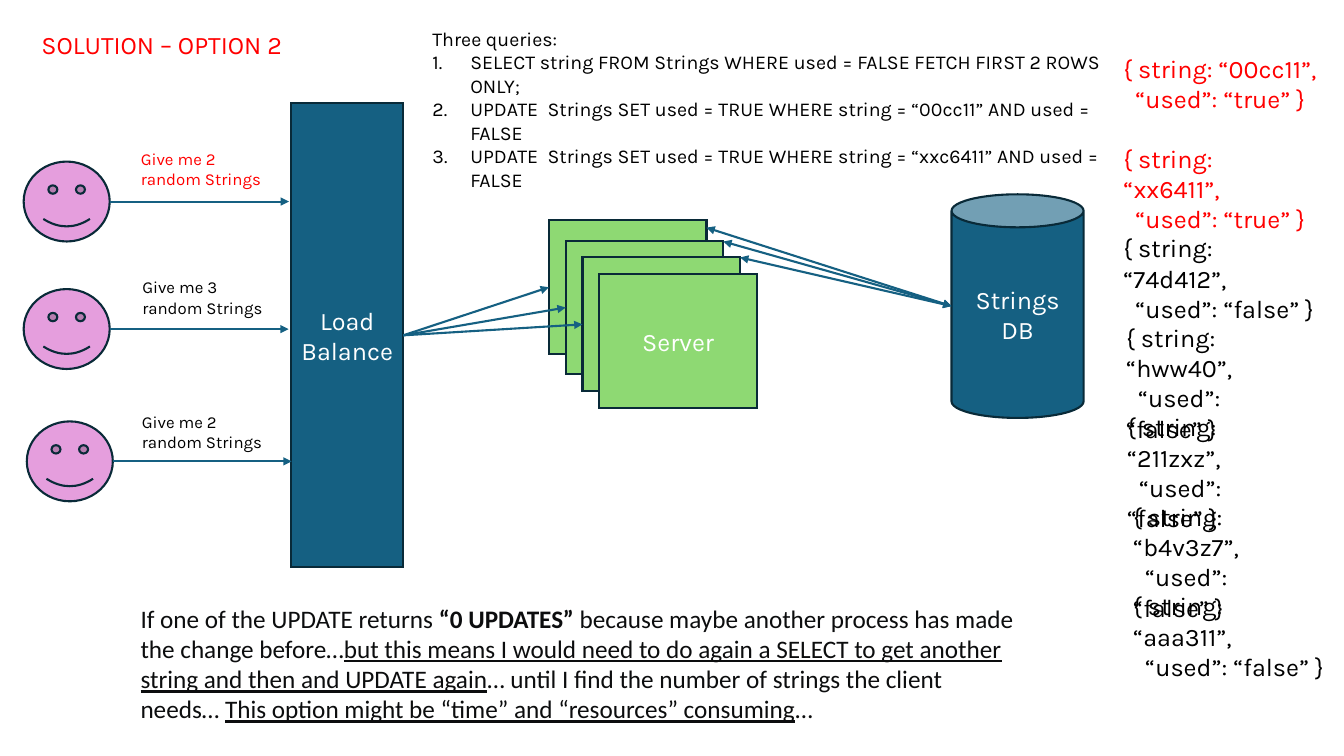
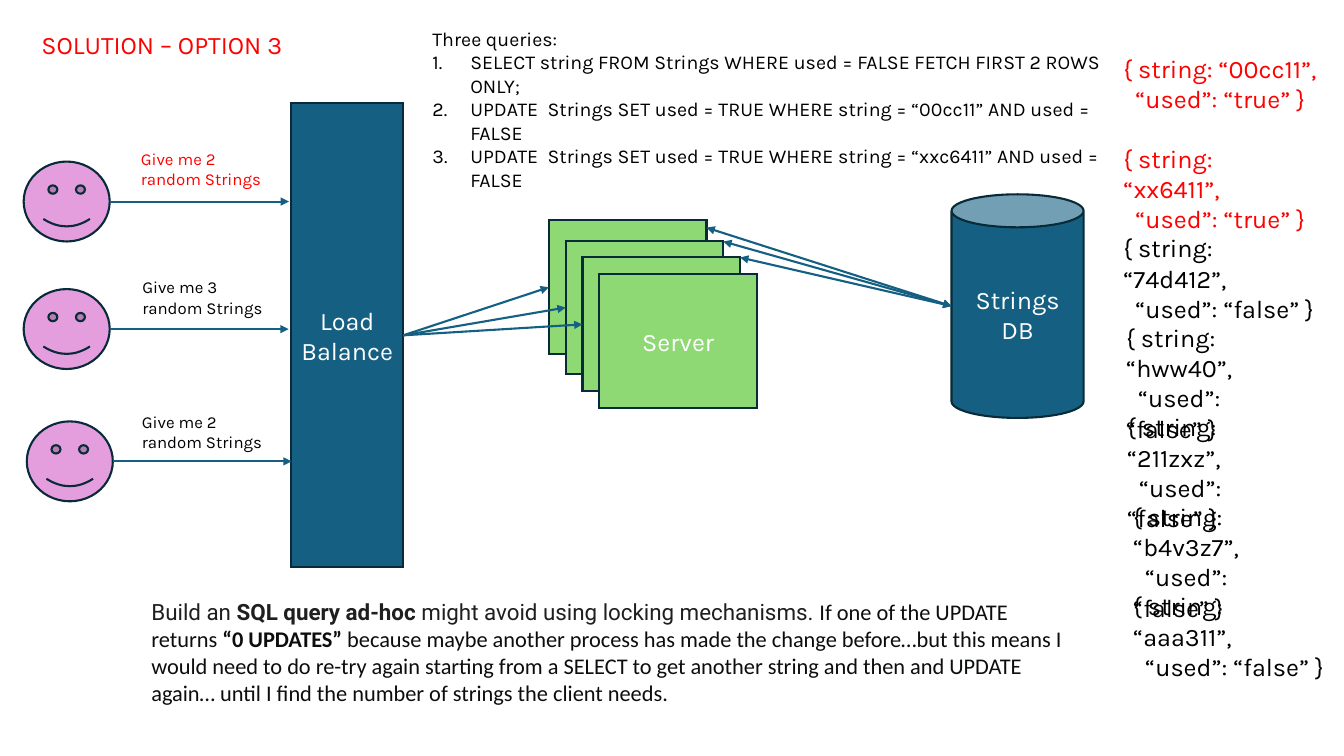
Before and after one commit to dventura3/system-design, a slide deck: slide 22 of docs/MySystemDesign_RangeOfCounter.pptx (slide 20 before the commit). Drawn at 1344x756 pixels with LibreOffice and Linux fonts; fonts in the diff are those of the drawing. Boxes give left, top, right and bottom in pixels: in the first picture for what was removed or moved away, otherwise in the second. Text is boxed around its words. In the diff, an @@ line names an element or a change of style, - is before the commit and + after.

```diff
--- a/docs/MySystemDesign_RangeOfCounter.pptx
+++ b/docs/MySystemDesign_RangeOfCounter.pptx
@@ text at box(41, 38, 282, 55): text changed @@
-SOLUTION – OPTION 2
+SOLUTION – OPTION 3
@@ text at box(151, 603, 1062, 705): text changed; size 18 to 16 pt @@
-If one of the UPDATE returns “0 UPDATES” because maybe another process has made the change before…but this means I would need to do again a SELECT to get another string and then and UPDATE again… until I find the number of strings the client needs… This option might be “time” and “resources” consuming…
+  Build an SQL query ad-hoc might avoid using locking mechanisms. If one of the UPDATE returns “0 UPDATES” because maybe another process has made the change before…but this means I would need to do re-try again starting from a SELECT to get another string and then and UPDATE again… until I find the number of strings the client needs.
```
Also in this commit, not shown: 1 other slide changed, 2 slides added, 2 other files.
